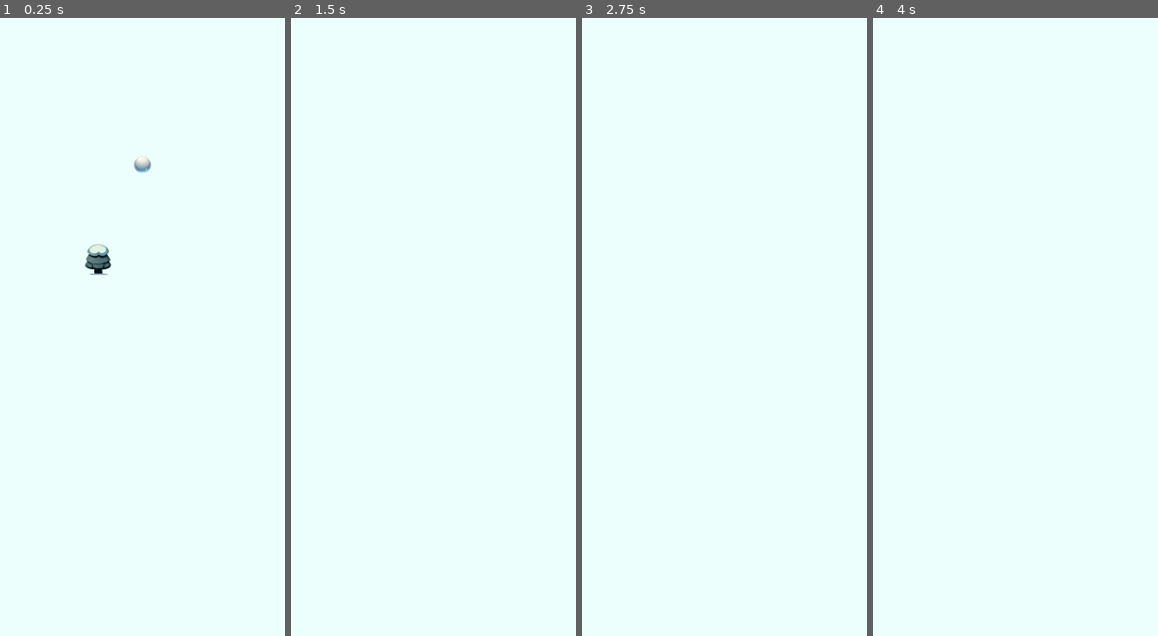
Above: before the commit, frames 1-4 (left to right).
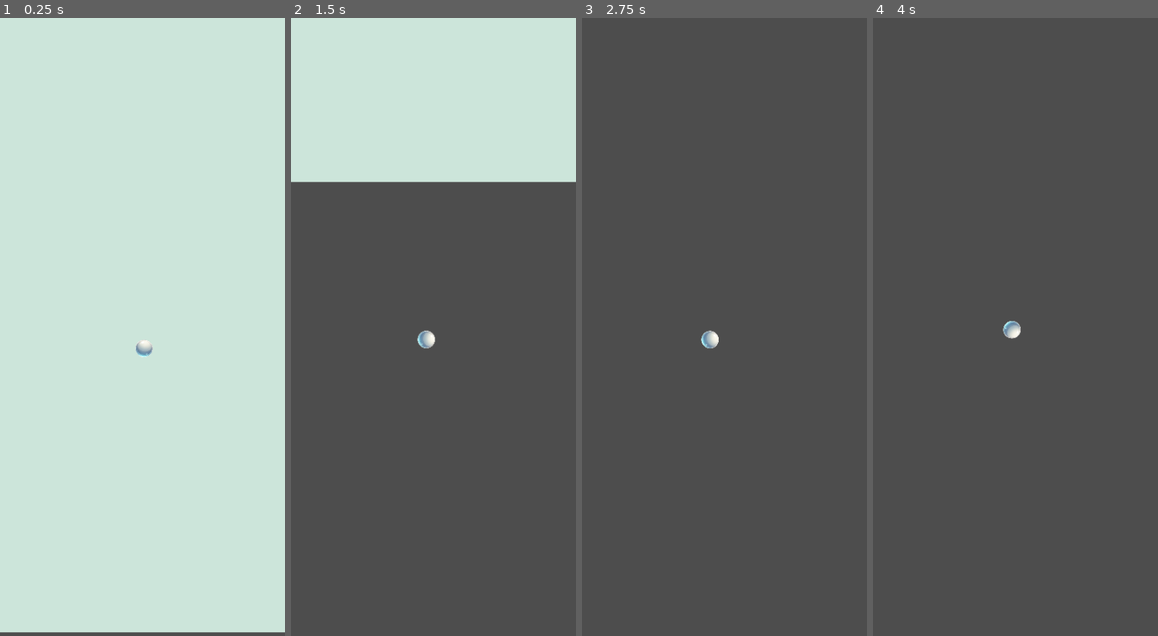
Above: after the commit, the same moments.

Repository: haytham10/Twisted-Trails
Game: Godot game, scene res://scenes/game.tscn
Same seed, same stepped clock (60 frames per second), same inputs: the game is played once before the commit and once after it.
Inputs:
- Up to frame 1 (0.25 s): no input
- Up to frame 2 (1.5 s): hold Right (move_right) from 0.53 s (still down)
- Up to frame 3 (2.75 s): release Right (move_right) at 2.03 s; hold Left (move_left) from 2.03 s (still down)
- Up to frame 4 (4 s): tap Enter at 2.75 s; release Left (move_left) at 2.78 s; hold Right (move_right) from 2.78 s (still down)

The runs differ from the first frame. In frame 1, 100% of the frame differs, in the area x 0-100%, y 0-100%; in frame 2, 100%; in frame 3, 100%; in frame 4, 100%.

Commit message:
feat: added level_generator and ball movements

Diff:
--- a/project.godot
+++ b/project.godot
@@ -19,6 +19,11 @@
 window/size/viewport_width=390
 window/size/viewport_height=844
 
+[editor]
+
+version_control/plugin_name="GitPlugin"
+version_control/autoload_on_startup=true
+
 [input]
 
 move_left={
--- a/scenes/game.tscn
+++ b/scenes/game.tscn
@@ -1,27 +1,16 @@
-[gd_scene load_steps=4 format=3 uid="uid://b275mnkj4r81a"]
+[gd_scene load_steps=3 format=3 uid="uid://b275mnkj4r81a"]
 
 [ext_resource type="PackedScene" uid="uid://ddjkghmjwo3bg" path="res://scenes/ball.tscn" id="1_cysba"]
-[ext_resource type="Texture2D" uid="uid://df1yr8a22hkbv" path="res://assets/Background/Background.png" id="1_him0m"]
-[ext_resource type="PackedScene" uid="uid://dtsruvi2sijh8" path="res://scenes/tree.tscn" id="3_cildf"]
+[ext_resource type="PackedScene" uid="uid://sidc8blfbeee" path="res://scenes/level_generator.tscn" id="4_q76fe"]
 
 [node name="Game" type="Node2D"]
 
-[node name="Backround" type="Sprite2D" parent="."]
-position = Vector2(3, 8820)
-scale = Vector2(0.598, 10)
-texture = ExtResource("1_him0m")
-
 [node name="Ball" parent="." instance=ExtResource("1_cysba")]
-position = Vector2(0, -288)
+z_index = 5
 scale = Vector2(0.445, 0.445)
 
 [node name="Camera2D" type="Camera2D" parent="Ball"]
-position = Vector2(0, 502.479)
-limit_left = -100
-limit_right = 100
-limit_smoothed = true
 position_smoothing_enabled = true
+position_smoothing_speed = 15.0
 
-[node name="Tree" parent="." instance=ExtResource("3_cildf")]
-position = Vector2(-62, -156)
-scale = Vector2(0.435, 0.435)
+[node name="LevelGenerator" parent="." instance=ExtResource("4_q76fe")]
--- /dev/null
+++ b/scenes/ground.tscn
@@ -0,0 +1,9 @@
+[gd_scene load_steps=2 format=3 uid="uid://cpu1ck5rcm81w"]
+
+[ext_resource type="Texture2D" uid="uid://de2g7iqr713ll" path="res://assets/Background/background.png" id="1_bw4ej"]
+
+[node name="Ground" type="Node2D"]
+
+[node name="Sprite2D" type="Sprite2D" parent="."]
+scale = Vector2(7.8, 10.74)
+texture = ExtResource("1_bw4ej")
--- /dev/null
+++ b/scenes/level_generator.tscn
@@ -0,0 +1,9 @@
+[gd_scene load_steps=3 format=3 uid="uid://sidc8blfbeee"]
+
+[ext_resource type="Script" path="res://scripts/level_generator.gd" id="1_5s32t"]
+[ext_resource type="PackedScene" uid="uid://cpu1ck5rcm81w" path="res://scenes/ground.tscn" id="2_ygqcf"]
+
+[node name="LevelGenerator" type="Node2D"]
+script = ExtResource("1_5s32t")
+
+[node name="Ground" parent="." instance=ExtResource("2_ygqcf")]
--- /dev/null
+++ b/scenes/trees.tscn
@@ -0,0 +1,8 @@
+[gd_scene load_steps=2 format=3 uid="uid://dyis555w5jqlf"]
+
+[ext_resource type="Texture2D" uid="uid://djb5kiocsjx6w" path="res://assets/Props/tree1.png" id="1_57ut7"]
+
+[node name="Trees" type="Node2D"]
+
+[node name="Sprite2D" type="Sprite2D" parent="."]
+texture = ExtResource("1_57ut7")
--- a/scripts/ball.gd
+++ b/scripts/ball.gd
@@ -1,39 +1,43 @@
 extends CharacterBody2D
 
-const MAX_SPEED = 180.0
-const ACCELERATION = 1  # Controls how quickly the ball accelerates to max speed
-const TURN_ANGLE = 0.1  # Adjust for tighter or wider arcs
+@export var max_speed: float = 100.0  # Maximum speed of the ball
+@export var rotation_speed: float = 1.0  # Speed of rotation
+@export var gravity: float = 300.0  # Downward force to simulate gravity
 
-# Get the gravity from the project settings to be synced with RigidBody nodes.
-var gravity = ProjectSettings.get_setting("physics/2d/default_gravity") * 0.1
+var velocity_x: float = 0.0
+var moving_left: bool = false
 
-# Track the current velocity
-var current_velocity_x = 0.0
+func _ready():
+	# Start with a constant downward velocity
+	velocity.y = gravity
 
 func _process(delta):
-	# Check for input on the left or right side of the screen
-	if Input.is_action_just_pressed("move_left"):
-		current_velocity_x = -MAX_SPEED
-	elif Input.is_action_just_pressed("move_right"):
-		current_velocity_x = MAX_SPEED
+	# Toggle direction on key press
+	if Input.is_action_just_pressed("ui_left"):
+		moving_left = true
+	elif Input.is_action_just_pressed("ui_right"):
+		moving_left = false
 
-	# Gradually increase or decrease the speed to the target velocity
-	if current_velocity_x < 0:
-		current_velocity_x = max(-MAX_SPEED, current_velocity_x - ACCELERATION * delta)
-	elif current_velocity_x > 0:
-		current_velocity_x = min(MAX_SPEED, current_velocity_x + ACCELERATION * delta)
+	# Set target velocity based on direction
+	if moving_left:
+		velocity_x = -max_speed
+	else:
+		velocity_x = max_speed
+
+	# Calculate the angle for smooth turning
+	var angle_direction = -1 if moving_left else 1
+	rotation += angle_direction * rotation_speed * delta
 
 func _physics_process(delta):
-	# Add gravity to the vertical velocity
-	if !is_on_floor():
-		velocity.y += gravity * delta
+	# Apply horizontal velocity
+	velocity.x = velocity_x
 
-	# Calculate the angle of movement for the arc effect
-	var angle = current_velocity_x * TURN_ANGLE * delta
+	# Apply gravity for vertical drop
+	velocity.y = gravity
 
-	# Update the horizontal velocity to create a smooth arc
-	velocity.x = current_velocity_x * cos(angle)
-	velocity.y += current_velocity_x * sin(angle)
+	# Move the ball
+	move_and_slide()
 
-	# Move the character
-	move_and_slide()
+	# Adjust position based on velocity to simulate turning
+	var forward_movement = Vector2(-sin(rotation), cos(rotation)) * velocity.y * delta
+	global_position += forward_movement
--- /dev/null
+++ b/scripts/level_generator.gd
@@ -0,0 +1,37 @@
+extends Node2D
+
+@export var ground_scene: PackedScene = preload("res://scenes/ground.tscn")  # PackedScene for the ground segment
+@export var segment_height: float = 200.0  # The height of each ground segment
+@export var max_segments: int = 10  # Maximum number of segments to keep in memory
+
+var ground_segments = []
+
+func _ready():
+	# Initial generation of ground segments
+	for i in range(max_segments):
+		create_ground_segment(i * -segment_height)
+
+func _process(delta):
+	# Continuously check and manage ground segments
+	manage_ground_segments()
+
+func create_ground_segment(y_position: float):
+	# Instantiate and position the ground segment
+	var ground_instance = ground_scene.instantiate()
+	ground_instance.position = Vector2(0, y_position)
+	add_child(ground_instance)
+	ground_segments.append(ground_instance)
+
+func manage_ground_segments():
+	var ball_node = get_node("/root/Game/Ball")  # Use the correct path to the Ball node
+	var ball_position_y = ball_node.global_position.y
+
+	# Remove segments behind the player
+	while ground_segments.size() > 0 and ground_segments.front().position.y > ball_position_y + segment_height:
+		var old_segment = ground_segments.pop_front()
+		old_segment.call_deferred("queue_free")
+
+	# Add new segments ahead of the player
+	while ground_segments.size() < max_segments:
+		var last_segment = ground_segments.back()
+		create_ground_segment(last_segment.position.y - segment_height)
Binary file changed: assets/Background/Background.png
Binary file added: assets/Background/background.png
Not shown, added: addons/godot-git-plugin/LICENSE
Not shown, added: addons/godot-git-plugin/THIRDPARTY.md
Not shown, added: addons/godot-git-plugin/git_plugin.gdextension
Not shown, added: addons/godot-git-plugin/linux/libgit_plugin.linux.editor.x86_64.so
Not shown, added: addons/godot-git-plugin/macos/libgit_plugin.macos.editor.universal.dylib
Not shown, added: addons/godot-git-plugin/win64/libgit_plugin.windows.editor.x86_64.dll
Not shown, added: addons/godot-git-plugin/win64/libgit_plugin.windows.editor.x86_64.exp
Not shown, added: addons/godot-git-plugin/win64/libgit_plugin.windows.editor.x86_64.lib
